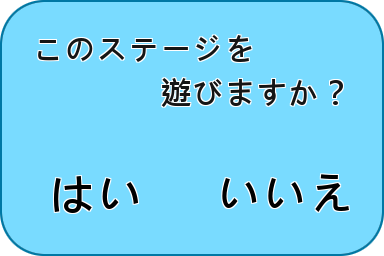
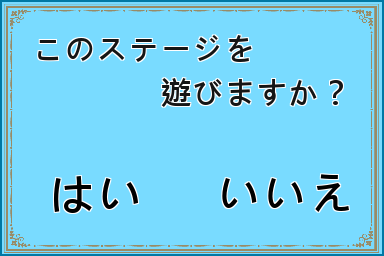
Two versions of the same layered image (384 x 256). Layer-by-layer changes:
added layer "レイヤー #3" above "レイヤー #2" over [4, 4, 379, 253]
painted on "レイヤー #1" over [2, 2, 382, 254]
painted on "レイヤー" over [0, 0, 384, 256]
